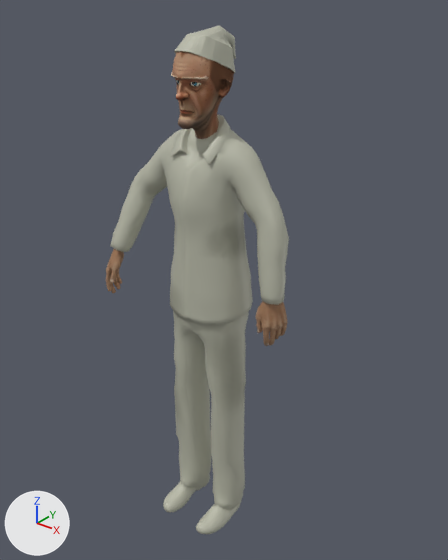
One commit to the Blender file Models/Scrooge/Textured_Scrooge.blend: the scene before it, then after it.
Both versions are drawn from a 50 mm lens placed at (-1.56, 2.12, 3.27), pointed at (-3.63, 4.71, 1.67). Arrows for +X, +Y and +Z are at lower left; the lights stay in place. Both versions are drawn at the pose saved in each file; the numbers are the values there.

In view in the first picture: 'Hands', 'Head', 'Scrooge'.
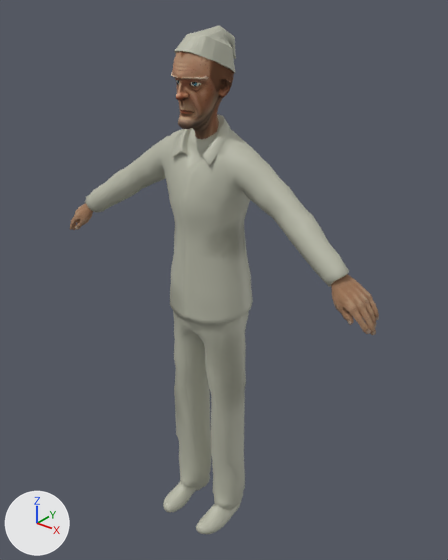
Where the change shows, as pixel boxes [x1, y1, x2, y2] in the pictures (448 x 560 px; the box of a moved part takes in the faces that stretch with it):
'Scrooge', reshaped (47% wider)
    before: [110, 26, 289, 534]
    after: [85, 26, 349, 534]
'Hands', reshaped (69% wider, 36% taller)
    before: [106, 249, 288, 346]
    after: [70, 203, 379, 335]
part 1 of me_pijama_gs76cfihp5wjoqrn_original, moved or reshaped
    before: [110, 123, 289, 305]
    after: [85, 123, 349, 287]
part 2 of me_pijama_gs76cfihp5wjoqrn_original_001, moved or reshaped
    before: [255, 302, 288, 346]
    after: [331, 274, 379, 335]
part 3 of me_pijama_gs76cfihp5wjoqrn_original_001, moved or reshaped
    before: [258, 321, 282, 333]
    after: [342, 307, 373, 324]
part 4 of me_pijama_gs76cfihp5wjoqrn_original_001, moved or reshaped
    before: [106, 249, 120, 293]
    after: [70, 203, 92, 230]
part 5 of me_pijama_gs76cfihp5wjoqrn_original_001, moved or reshaped
    before: [107, 251, 124, 293]
    after: [71, 211, 93, 230]

Patch to the scene script:
```diff
--- a/Models/Scrooge/Textured_Scrooge.blend.py
+++ b/Models/Scrooge/Textured_Scrooge.blend.py
@@ me_pijama_gs76cfihp5wjoqrn_original @@
 # used by ob_scrooge; location = (-3.674, 4.575, -0.007); rotation_euler = (1.571, 0.0, 0.0), in degrees (90, 0, 0); scale = (0.0318, 0.0318, 0.0318)
-me_pijama_gs76cfihp5wjoqrn_original.from_pydata(...)  # 2000 vertices, 3849 faces; spans x -20.1..17.3, y 0.1..96.5, z -9.0..8.3
+me_pijama_gs76cfihp5wjoqrn_original.from_pydata(...)  # 2000 vertices, 3849 faces; spans x -29.0..29.0, y 0.1..96.5, z -9.0..8.3
+# me_pijama_gs76cfihp5wjoqrn_original part 1: 679 of 2000 vertices moved; they spanned x -20.1..17.3, y 54.6..80.8, z -6.6..5.3 and now span x -29.0..29.0, y 61.2..80.7, z -6.6..4.9; mean shift (0.5, 1.9, -0.2); largest move (17.0, 54.9, 1.1) -> (29.0, 64.0, 1.8)
 me_pijama_gs76cfihp5wjoqrn_original.materials.append(mat_pijama_material)
@@ me_pijama_gs76cfihp5wjoqrn_original_001 @@
 me_pijama_gs76cfihp5wjoqrn_original_001.from_pydata(...)  # 1118 vertices, 1792 faces; spans x -20.4..17.6, y 45.5..59.3, z -2.1..7.3
 # used by ob_hands; location = (-3.674, 4.575, -0.007); rotation_euler = (1.571, 0.0, 0.0), in degrees (90, 0, 0); scale = (0.0318, 0.0318, 0.0318)
+# me_pijama_gs76cfihp5wjoqrn_original_001 part 2: the loose piece of 324 vertices spanning x 12.8..17.6, y 45.5..57.5, z -2.1..2.2 is multiplied about its middle by the matrix ((0.708, -0.754, 0.069), (0.638, 0.707, 0.166), (-0.173, -0.085, 0.982)), then moved by (14.9, 8.8, 1.3)
+# me_pijama_gs76cfihp5wjoqrn_original_001 part 3: the loose piece of 235 vertices spanning x 12.8..17.3, y 45.7..57.2, z -2.1..2.0 is multiplied about its middle by the matrix ((0.708, -0.754, 0.069), (0.638, 0.707, 0.166), (-0.173, -0.085, 0.982)), then moved by (15.0, 8.7, 1.3)
+# me_pijama_gs76cfihp5wjoqrn_original_001 part 4: the loose piece of 324 vertices spanning x -20.4..-16.2, y 47.6..59.3, z 1.4..7.3 is multiplied about its middle by the matrix ((0.742, 0.718, -0.043), (-0.615, 0.719, -0.204), (-0.115, 0.205, 0.975)), then moved by (-11.8, 6.9, -3.1)
+# me_pijama_gs76cfihp5wjoqrn_original_001 part 5: the loose piece of 235 vertices spanning x -19.9..-16.2, y 47.7..58.9, z 1.4..7.3 is multiplied about its middle by the matrix ((0.742, 0.718, -0.043), (-0.615, 0.719, -0.204), (-0.115, 0.205, 0.975)), then moved by (-12.0, 6.8, -3.2)
 me_pijama_gs76cfihp5wjoqrn_original_001.materials.append(mat_hands)
```
